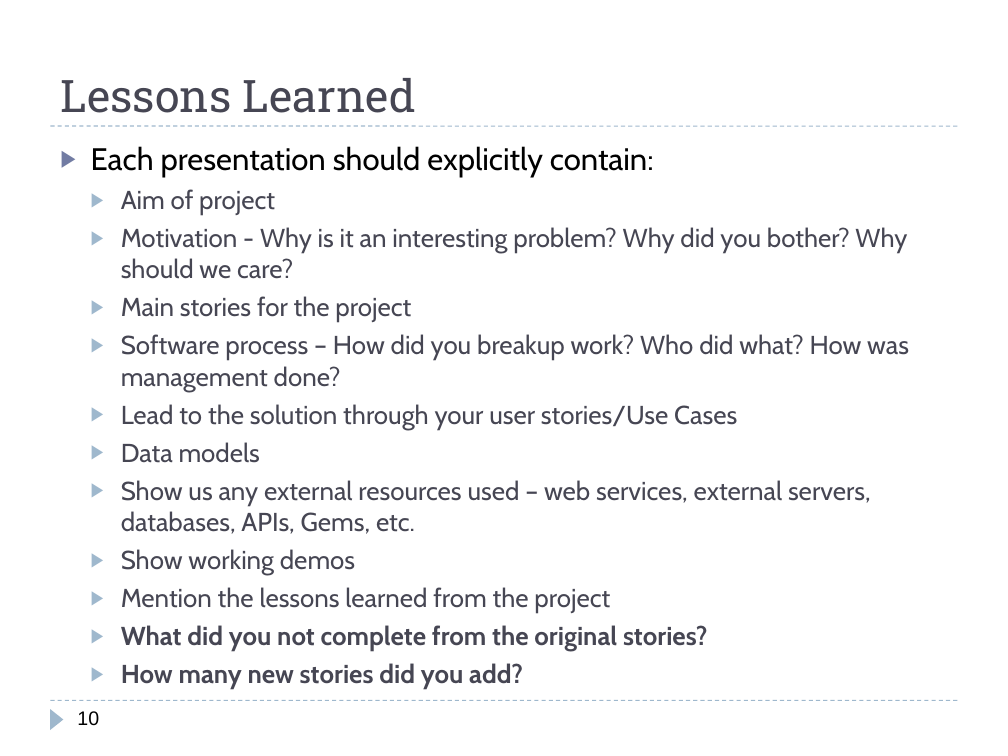
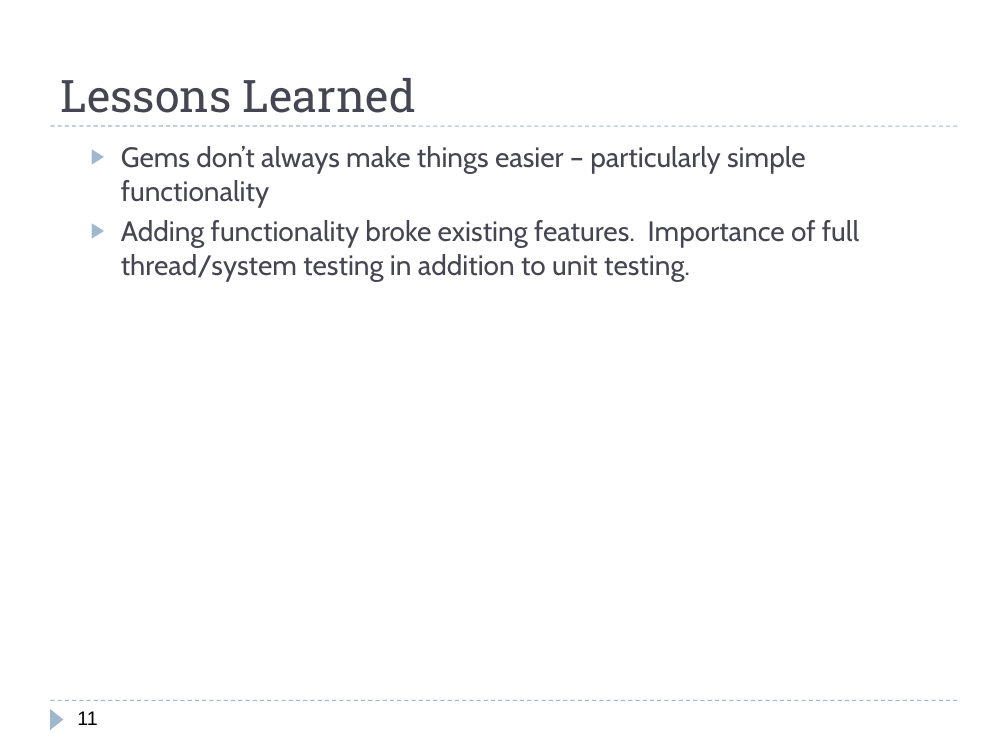
Before and after one commit to Polo08816/AdWebDevProjectRepo, a slide deck: slide 11 of Documents/Presentation.pptx (slide 10 before the commit). Drawn at 1008x756 pixels with LibreOffice and Linux fonts; fonts in the diff are those of the drawing. Boxes give left, top, right and bottom in pixels: in the first picture for what was removed or moved away, otherwise in the second. Text is boxed around its words. In the diff, an @@ line names an element or a change of style, - is before the commit and + after.

```diff
--- a/Documents/Presentation.pptx
+++ b/Documents/Presentation.pptx
@@ text at [121, 146, 859, 281]: text changed; size 18.5 to 20 pt @@
-▶ Each presentation should explicitly contain:
-  ▶ Aim of project
-  ▶ Motivation - Why is it an interesting problem? Why did you bother? Why should we care?
-  ▶ Main stories for the project
-  ▶ Software process – How did you breakup work? Who did what? How was management done?
-  ▶ Lead to the solution through your user stories/Use Cases
-  ▶ Data models
-  ▶ Show us any external resources used – web services, external servers, databases, APIs, Gems, etc.
-  ▶ Show working demos
-  ▶ Mention the lessons learned from the project
-  ▶ What did you not complete from the original stories?
-  ▶ How many new stories did you add?
+  ▶ Gems don’t always make things easier – particularly simple functionality
+  ▶ Adding functionality broke existing features. Importance of full thread/system testing in addition to unit testing.
@@ page number at [77, 711, 97, 725]: text changed @@
-10
+11
```
Also in this commit, not shown: 5 other slides changed, 2 slides added, 6 slides removed.
